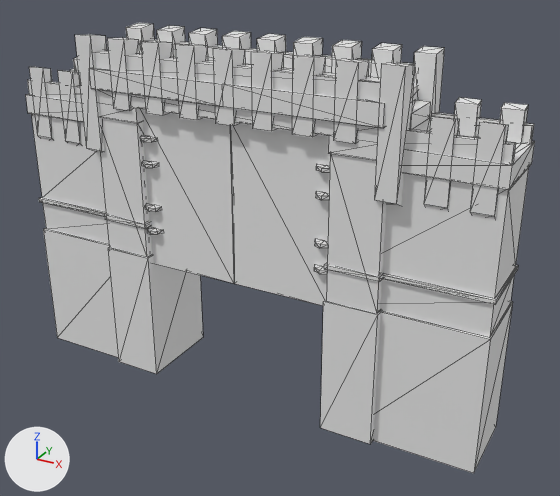
Renders of the COLLADA model art/meshes/structural/bactrian/wall_gate.dae from each side of a commit.
Rendered twice from a 50 mm lens placed at (26.8, -44.2, 24.6), pointed at (2.0, 1.0, 2.0). The axes (+X, +Y, +Z) are drawn at lower left. The lights are the same throughout. The older version comes first. Mesh edges are drawn as thin lines.

In view in the first picture: 'wall_gate'.
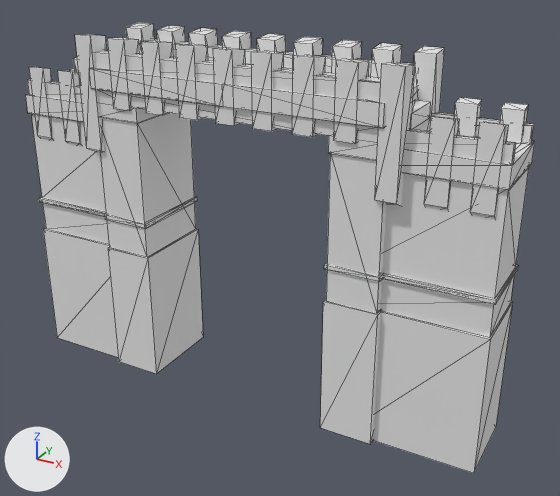
The newer file is also rescaled (x0.883), turned or shifted as a whole; pictures and numbers use the older file's frame.

Where the change shows, as pixel boxes (x1, y1, x2, y2) in the pictures (560 x 496 px):
part 1 of me_body_001, deleted: before (140, 109, 330, 306)

The edits, one by one:
me_body_001 is used by ob_wall_gate; location (0.0, 0.0, 0.0).
me_body_001 had 654 vertices, 1016 faces and spanned x -18.3..18.3, y -2.9..4.3, z -9.5..16.6.
me_body_001 now has 478 vertices, 720 faces and spans x -18.3..18.3, y -2.9..4.3, z -9.5..16.6.
me_body_001 part 1: 12 loose pieces with 176 vertices, spanning x -7.6..7.6, y -2.6..-1.1, z 0.0..11.8, are deleted.
